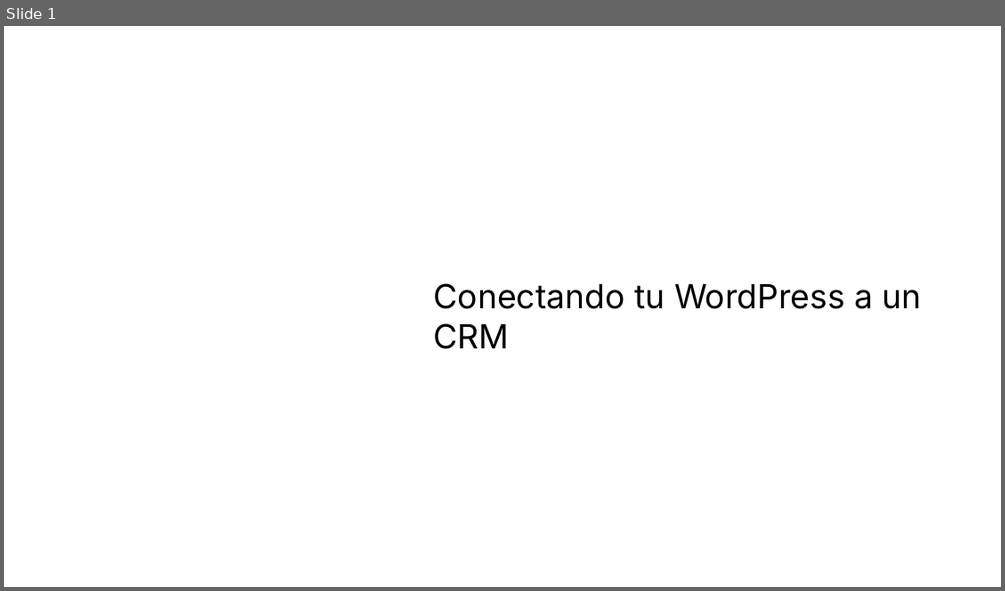
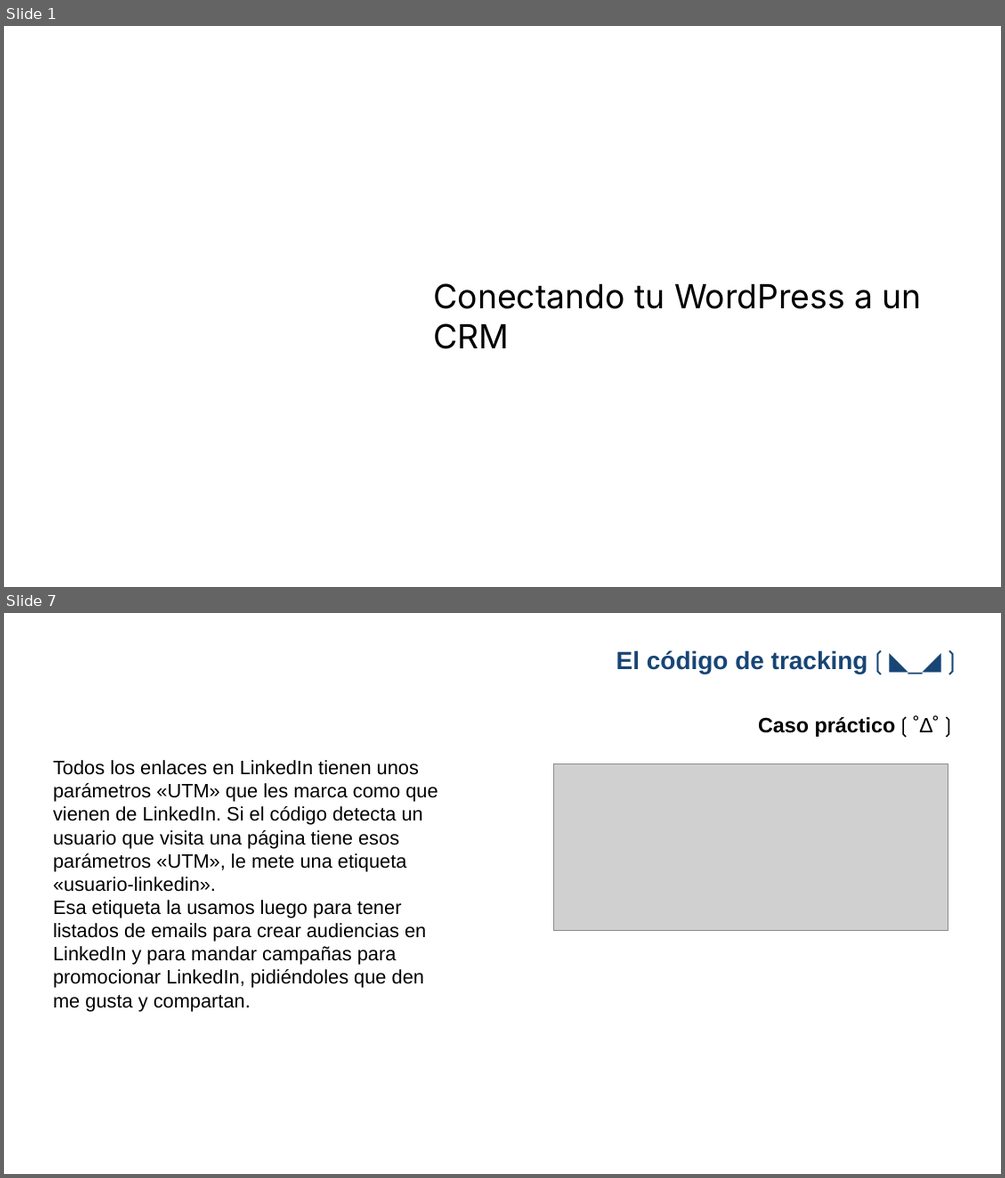
Before and after one commit to gwannon/WordCampBilbao2025, a slide deck: WCBIO25_Jorge-Monclus.pptx. Shown one above the other, each under a label of ours: slide 1 before the commit, slides 1 and 7 after it; the slides between them are not shown. The pictures are 1005x591 and 1005x1178 pixels, drawn with LibreOffice and Linux fonts; fonts in the diff are those of the drawing; grey boxes stand for pictures; background and template pictures are left out. Boxes give left, top, right and bottom in pixels: in the first picture for what was removed or moved away, otherwise in the second. Text is boxed around its words. In the diff, an @@ line names an element or a change of style, - is before the commit and + after.

```diff
--- a/WCBIO25_Jorge-Monclus.pptx
+++ b/WCBIO25_Jorge-Monclus.pptx
@@ slide 7 added at <box>4,613,1001,1174</box>, background picture (left out) @@
@@ title added at <box>616,650,868,674</box>, 18 pt, text #174575, bold @@
+El código de tracking❲◣_◢❳
@@ title added at <box>758,717,896,737</box>, 15 pt, text #000000, bold @@
+Caso práctico❲˚∆˚❳
@@ text added at <box>53,760,437,1011</box>, 14 pt, text #000000 @@
+Todos los enlaces en LinkedIn tienen unos parámetros «UTM» que les marca como que vienen de LinkedIn. Si el código detecta un usuario que visita una página tiene esos parámetros «UTM», le mete una etiqueta «usuario-linkedin».
+Esa etiqueta la usamos luego para tener listados de emails para crear audiencias en LinkedIn y para mandar campañas para promocionar LinkedIn, pidiéndoles que den me gusta y compartan.
@@ picture added at <box>553,763,948,930</box> @@
```
Also in this commit, not shown: 2 slides changed, 15 other slides added, 4 slides removed, 2 other files.
